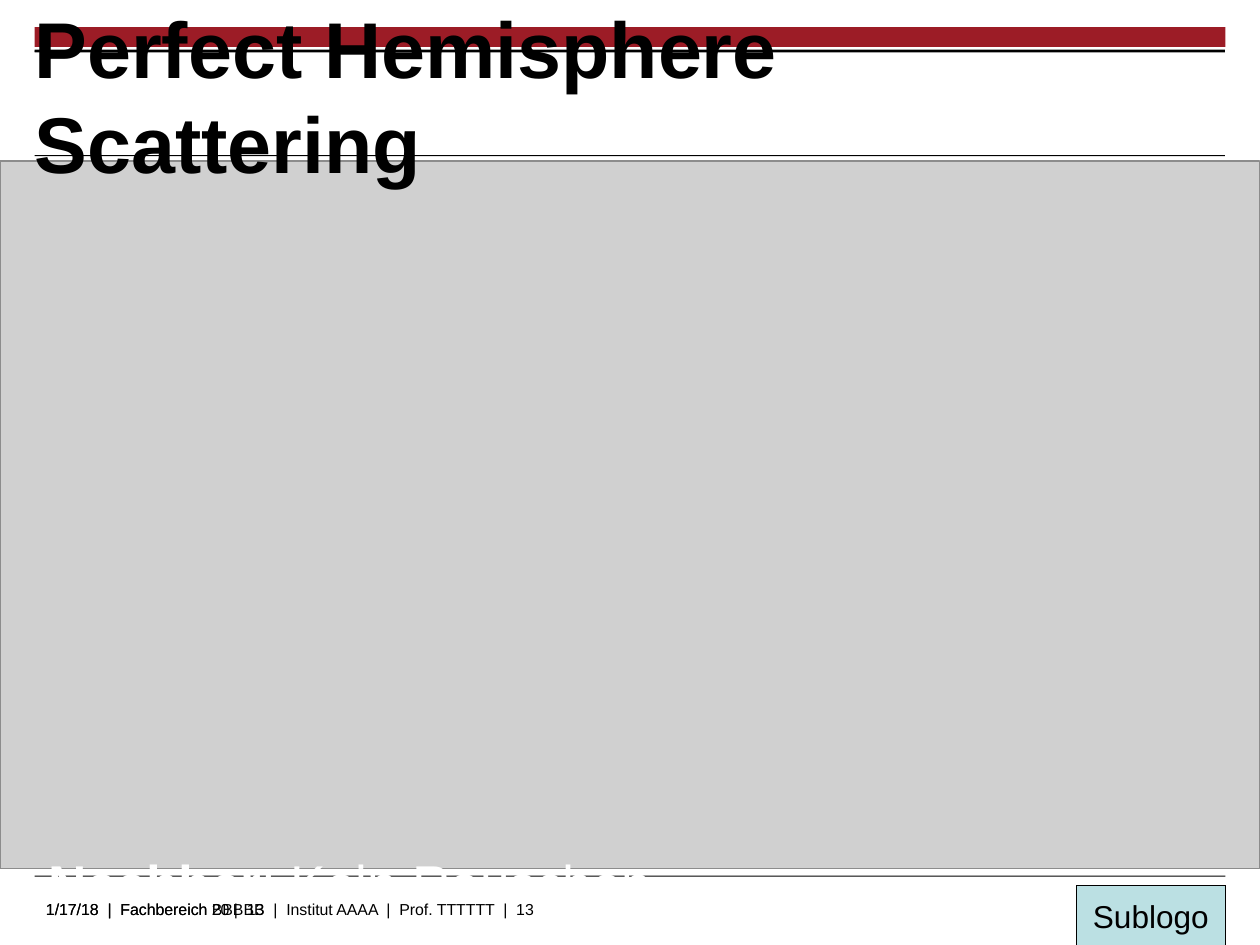
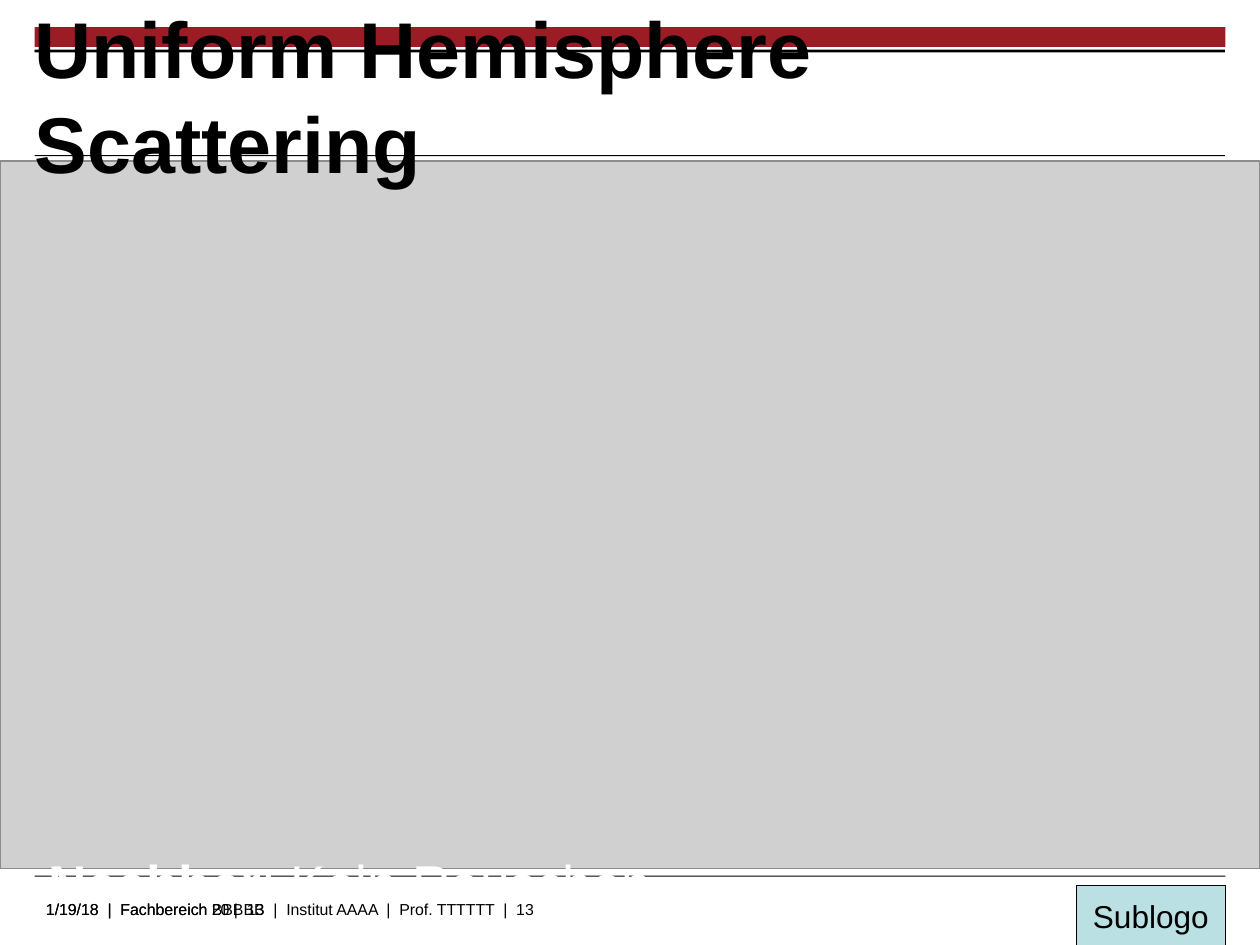
Before and after one commit to magcks/opencl_raytracer, a slide deck: slide 13 of doc/slides/group-2.odp. Drawn at 1260x945 pixels with LibreOffice and Linux fonts; fonts in the diff are those of the drawing; grey boxes stand for pictures; background and template pictures are left out. Boxes give left, top, right and bottom in pixels: in the first picture for what was removed or moved away, otherwise in the second. Text is boxed around its words. In the diff, an @@ line names an element or a change of style, - is before the commit and + after.

Commit message:
Replaced `perfect` with `uniform` in docs

```diff
--- a/doc/slides/group-2.odp
+++ b/doc/slides/group-2.odp
@@ title at [35,15,811,188]: text changed @@
-Perfect Hemisphere Scattering
+Uniform Hemisphere Scattering
@@ text at [46,903,534,919]: text changed @@
-1/17/18 | Fachbereich BBBBB | Institut AAAA | Prof. TTTTTT | 13
+1/19/18 | Fachbereich BBBBB | Institut AAAA | Prof. TTTTTT | 13
```
Also in this commit, not shown: 7 other slides changed, 2 other files.
